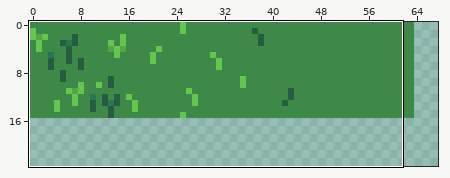
Two versions of one pixel-art file, res/default/tile/grass/graphic.ase. Above: a wide view before the commit, with the close-up outlined.
Close-up. Before the edit:
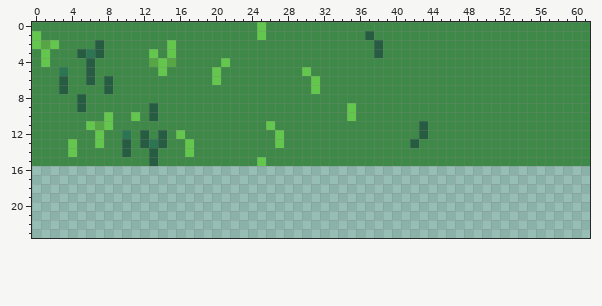
128x128 pixels, 1 frame. Shown: x 0..61, y 0..23. The wide view leaves out empty margins.
The same view after the edit:
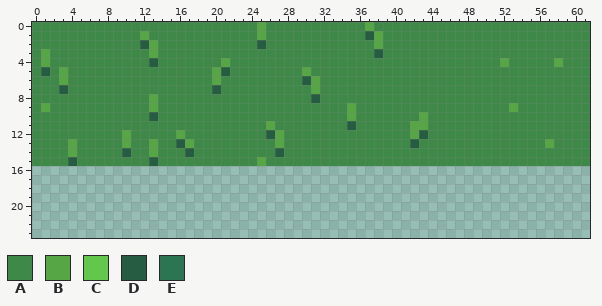
Palette (. is transparent): A #3e8948  B #57a646  C #63c74d  D #265c42  E #2b7552
Changes in this commit:
The author changed colour B to colour A in row 2 at x 1; in row 4 at x 15; in row 11 at x 7.
The author changed colour C to colour A in row 1 at x 0; in row 2 at x 0, 2 and 15; in row 3 at x 15; in rows 4 to 5 at x 14; in row 10 at x 8 and 11; in row 11 at x 6 and 8.
The author changed colour C to colour A in rows 12 to 13 at x 7.
The author changed colour D to colour A in row 2 at x 7; in row 3 at x 5 and 7; in rows 4 to 5 at x 6; in row 6 at x 6 and 8; in row 7 at x 8; in rows 8 to 9 at x 5.
The author changed colour D to colour A in rows 12 to 13 at x 12 and 14.
The author changed colour E to colour A in row 3 at x 6.
The author changed colour A to colour B in row 0 at x 37; in row 1 at x 12 and 38; in row 2 at x 13; in row 4 at x 52 and 58; in row 8 at x 13; in row 9 at x 1 and 53.
The author changed colour A to colour B in row 10 at x 43; in rows 11 to 12 at x 42; in row 13 at x 57.
The author changed colour C to colour B in rows 0 to 1 at x 25; in row 3 at x 1 and 13; in row 4 at x 1 and 21; in row 5 at x 20 and 30; in row 6 at x 20 and 31; in row 7 at x 31.
The author changed colour C to colour B in rows 9 to 10 at x 35; in row 11 at x 26; in row 12 at x 16 and 27; in row 13 at x 4, 17 and 27; in row 14 at x 4; in row 15 at x 25.
The author changed colour D to colour B in row 2 at x 38; in row 6 at x 3; in row 9 at x 13; in row 11 at x 43; in row 13 at x 10; in row 14 at x 13.
The author changed colour E to colour B in row 5 at x 3; in row 12 at x 10; in row 13 at x 13.
The author changed colour A to colour D in row 2 at x 12 and 25; in row 5 at x 1 and 21; in row 6 at x 30; in row 7 at x 20; in row 8 at x 31; in row 11 at x 35.
The author changed colour A to colour D in row 12 at x 26; in row 13 at x 16; in row 14 at x 27; in row 15 at x 4.
The author changed colour B to colour D in row 4 at x 13.
The author changed colour C to colour D in row 14 at x 17.
